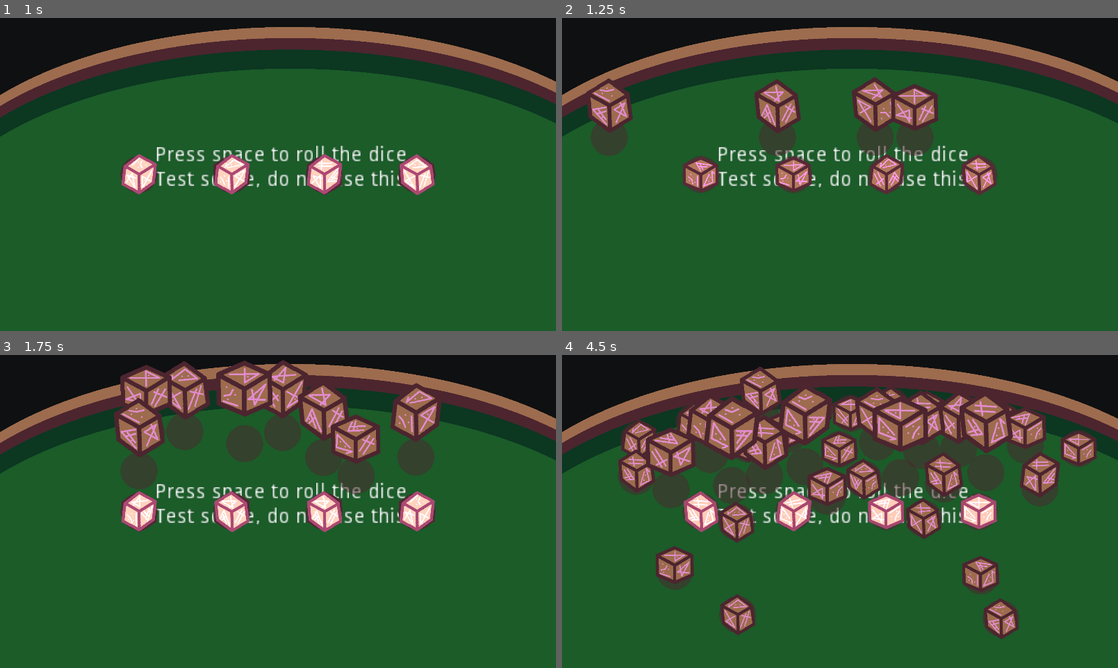
Above: before the commit, frames 1-4 (two rows, left to right).
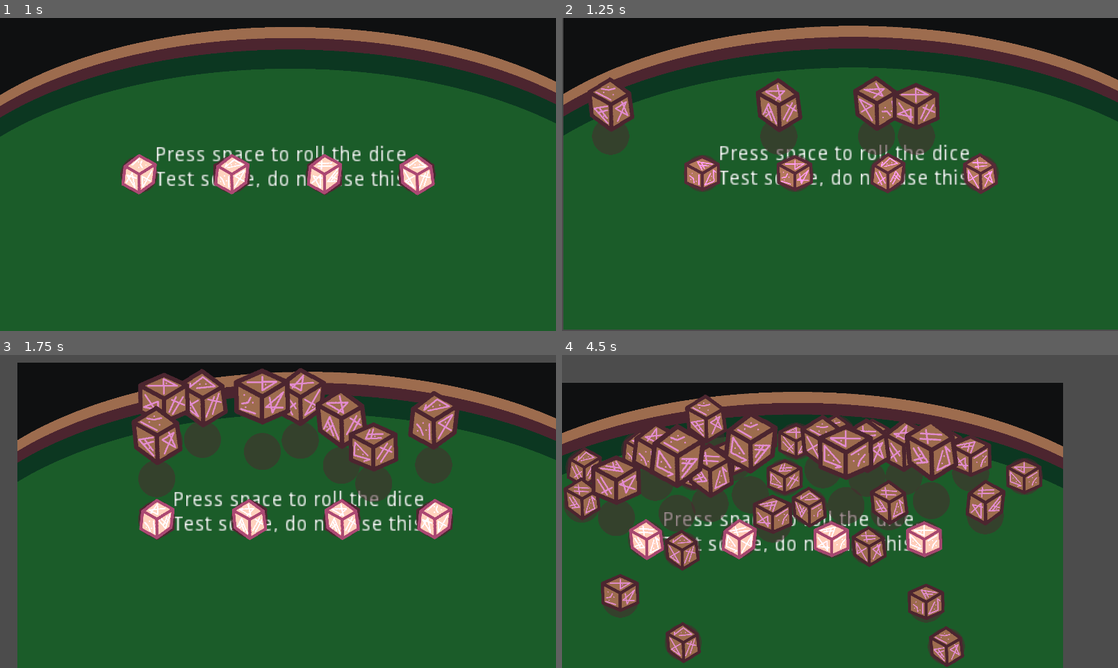
Above: after the commit, the same moments.

Repository: krobbi/gmtk-2022
Game: Godot game, scene res://scenes/test_table/test_table.tscn
Two runs of this game, one before a commit and one after it. Both use one fixed random seed, a clock stepped at 60 frames per second and the inputs below.
Inputs:
- Up to frame 1 (1 s): tap Space at 0.5 s; tap Enter (ui_accept) at 0.77 s
- Up to frame 2 (1.25 s): no input
- Up to frame 3 (1.75 s): tap Space at 1.25 s; tap Enter (ui_accept) at 1.52 s
- Up to frame 4 (4.5 s): tap Space every 0.75 s from 2 to 4.25 s; tap Enter (ui_accept) at 3.02, 3.77 s

Frame 1 is identical in both runs. In frame 2, 7.2% of the frame differs, in the area x 0-100%, y 0-100%; in frame 3, 29%; in frame 4, 58%.

Commit message:
Screen shake
Add screen shake.
Improve clack sounds.

Diff:
--- a/entities/die/die.gd
+++ b/entities/die/die.gd
@@ -17,6 +17,7 @@
 const WALL_POWER_MIN: float = 0.9
 const WALL_POWER_MAX: float = 1.2
 const WALL_POWER_DECAY: float = 0.05
+const SHAKE_FACTOR: float = 25000.0
 
 var state: int = State.IDLE
 var height: float = 0.0
@@ -107,6 +108,7 @@
 		collider.play_clack()
 
 	play_clack()
+	EventBus.emit_signal("shake_camera_request", velocity.length() / SHAKE_FACTOR)
 	velocity = velocity.bounce(collision.normal) * wall_power
 	wall_power = max(WALL_POWER_MIN, wall_power - WALL_POWER_DECAY)
 	velocity = move_and_slide(velocity)
@@ -157,10 +159,14 @@
 func play_clack() -> void:
 	randomize()
 
-	if velocity.length() > 2000.0:
+	var speed: float = velocity.length()
+
+	if speed > 2000.0:
 		clack_player.stream = ClackCache.get_heavy_clack()
+	elif speed > 50.0 or abs(v_velocity) > 10.0:
+		clack_player.stream = ClackCache.get_light_clack()
 	else:
-		clack_player.stream = ClackCache.get_light_clack()
+		return
 
 	clack_player.pitch_scale = rand_range(0.9, 1.1)
 	clack_player.play()
--- /dev/null
+++ b/entities/game_camera/game_camera.gd
@@ -0,0 +1,35 @@
+extends Camera2D
+
+const SHAKE_SPEED: float = 60.0
+const SHAKE_DECAY: float = 0.8
+const SHAKE_ROLL: float = 0.1
+const SHAKE_OFFSET: Vector2 = Vector2(300.0, 300.0)
+
+var noise: OpenSimplexNoise = OpenSimplexNoise.new()
+var noise_pos: float = 0.0
+var trauma: float = 0.0
+
+func _ready() -> void:
+	randomize()
+	noise.seed = randi()
+	noise.period = 4.0
+	noise.octaves = 2
+	EventBus.safe_connect("shake_camera_request", self, "shake")
+
+
+func _exit_tree() -> void:
+	EventBus.safe_disconnect("shake_camera_request", self, "shake")
+
+
+func _process(delta: float) -> void:
+	if trauma != 0.0:
+		trauma = max(0.0, trauma - SHAKE_DECAY * delta)
+		var shake: float = trauma * trauma
+		noise_pos += SHAKE_SPEED * delta
+		rotation = SHAKE_ROLL * shake * noise.get_noise_2d(noise.seed, noise_pos)
+		offset.x = SHAKE_OFFSET.x * shake * noise.get_noise_2d(noise.seed * 2.0, noise_pos)
+		offset.y = SHAKE_OFFSET.y * shake * noise.get_noise_2d(noise.seed * 3.0, noise_pos)
+
+
+func shake(amount: float) -> void:
+	trauma = min(1.0, trauma + amount)
--- /dev/null
+++ b/entities/game_camera/game_camera.tscn
@@ -0,0 +1,12 @@
+[gd_scene load_steps=2 format=2]
+
+[ext_resource path="res://entities/game_camera/game_camera.gd" type="Script" id=1]
+
+[node name="GameCamera" type="Camera2D"]
+position = Vector2( 960, 540 )
+current = true
+smoothing_enabled = true
+script = ExtResource( 1 )
+__meta__ = {
+"_edit_lock_": true
+}
--- /dev/null
+++ b/global/event_bus.gd
@@ -0,0 +1,14 @@
+extends Node
+
+signal shake_camera_request(amount) # warning-ignore: UNUSED_SIGNAL
+
+func safe_connect(signal_name: String, target: Object, method: String) -> void:
+	var error: int = connect(signal_name, target, method)
+
+	if error and is_connected(signal_name, target, method):
+		disconnect(signal_name, target, method)
+
+
+func safe_disconnect(signal_name: String, target: Object, method: String) -> void:
+	if is_connected(signal_name, target, method):
+		disconnect(signal_name, target, method)
--- /dev/null
+++ b/global/event_bus.tscn
@@ -0,0 +1,6 @@
+[gd_scene load_steps=2 format=2]
+
+[ext_resource path="res://global/event_bus.gd" type="Script" id=1]
+
+[node name="EventBus" type="Node"]
+script = ExtResource( 1 )
--- a/project.godot
+++ b/project.godot
@@ -36,6 +36,7 @@
 [autoload]
 
 ClackCache="*res://global/clack_cache.tscn"
+EventBus="*res://global/event_bus.tscn"
 
 [display]
 
--- a/scenes/test_table/test_table.tscn
+++ b/scenes/test_table/test_table.tscn
@@ -1,8 +1,9 @@
-[gd_scene load_steps=4 format=2]
+[gd_scene load_steps=5 format=2]
 
 [ext_resource path="res://entities/die_spawner/die_spawner.tscn" type="PackedScene" id=1]
 [ext_resource path="res://scenes/test_table/test_table.gd" type="Script" id=2]
 [ext_resource path="res://resources/textures/test_table.png" type="Texture" id=3]
+[ext_resource path="res://entities/game_camera/game_camera.tscn" type="PackedScene" id=4]
 
 [node name="TestTable" type="Node2D"]
 script = ExtResource( 2 )
@@ -32,3 +33,5 @@
 
 [node name="CollisionPolygon2D" type="CollisionPolygon2D" parent="StaticBody2D"]
 polygon = PoolVector2Array( 1920, 0, 1920, 296, 1856, 264, 1792, 240, 1728, 216, 1664, 200, 1600, 184, 1536, 168, 1472, …(337 unchanged characters)…
+
+[node name="GameCamera" parent="." instance=ExtResource( 4 )]
